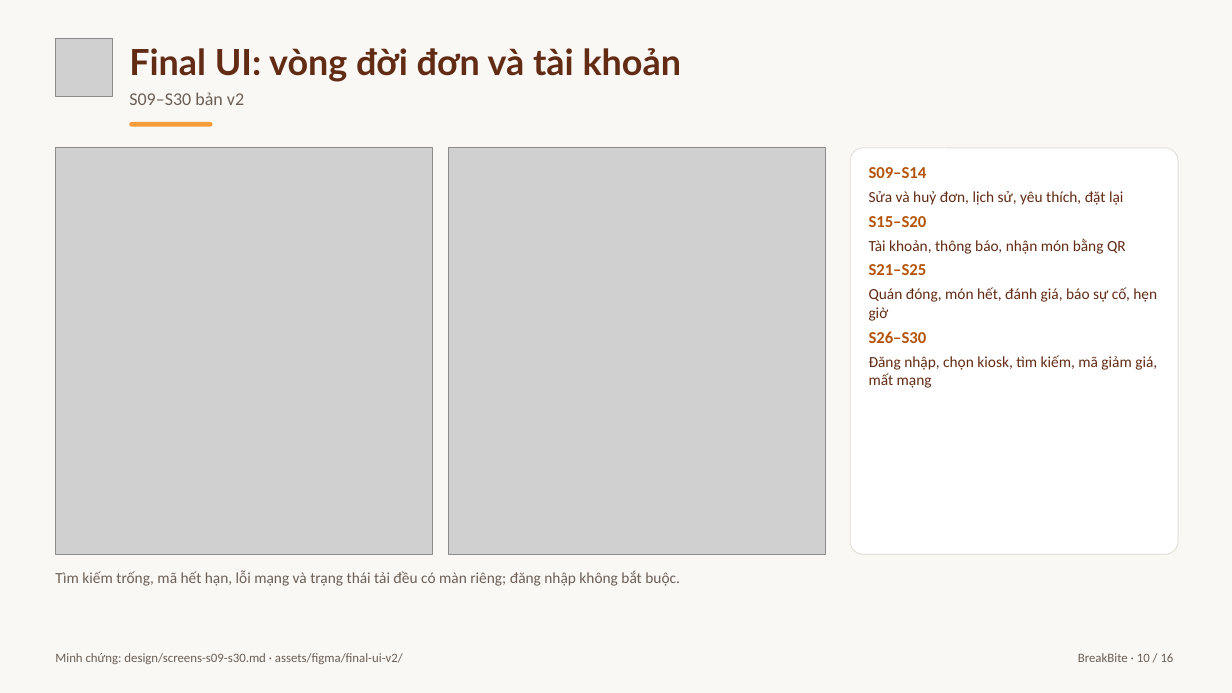
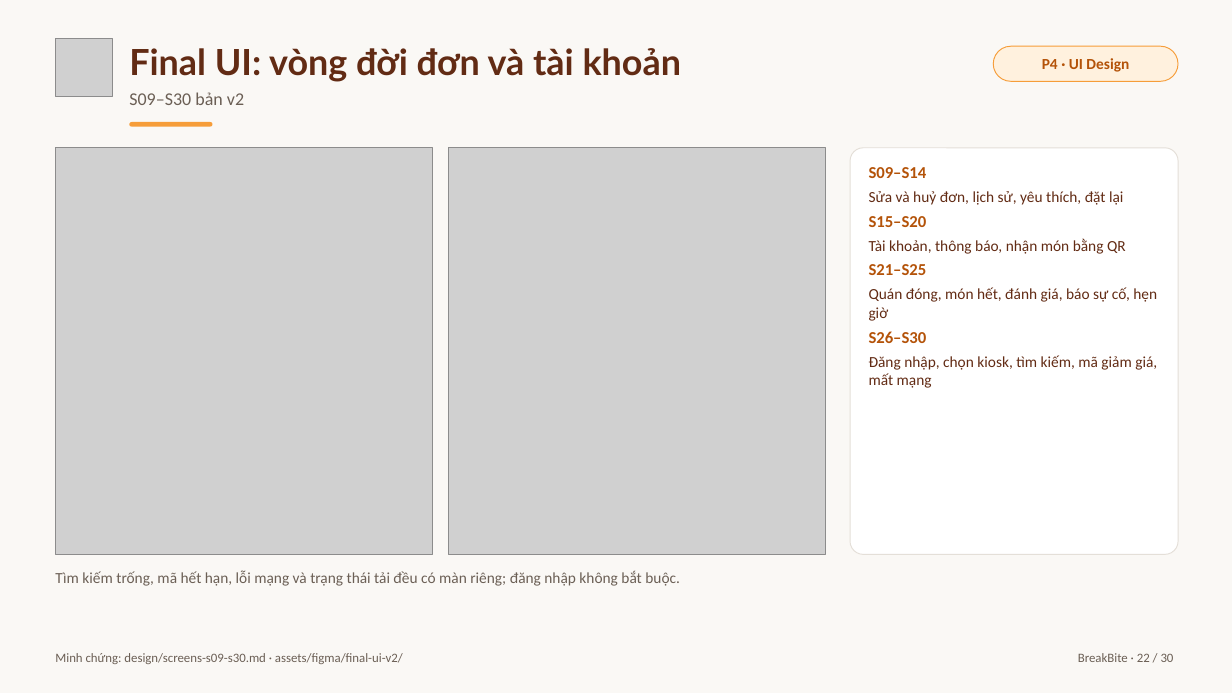
Before and after one commit to baonv0817/PRM323-Lab2-Group2, a slide deck: slide 22 of slides/BreakBite_Lab2_Presentation.pptx (slide 10 before the commit). Drawn at 1232x693 pixels with LibreOffice and Linux fonts; fonts in the diff are those of the drawing; grey boxes stand for pictures. Boxes give left, top, right and bottom in pixels: in the first picture for what was removed or moved away, otherwise in the second. Text is boxed around its words. In the diff, an @@ line names an element or a change of style, - is before the commit and + after.

Commit message:
Rebuild slide deck in 30 slides following the P0-P5 design process; refresh concept board and scripts

```diff
--- a/slides/BreakBite_Lab2_Presentation.pptx
+++ b/slides/BreakBite_Lab2_Presentation.pptx
@@ rounded rectangle added at bbox=[994, 46, 1178, 81], fill #FFF1DE, outline #F69D39 0.75 pt @@
@@ text added at bbox=[1042, 58, 1129, 72], 12 pt, text #B45309, bold @@
+P4 · UI Design
@@ text at bbox=[1078, 653, 1174, 662]: text changed @@
-BreakBite · 10 / 16
+BreakBite · 22 / 30
```
Also in this commit, not shown: 9 other slides changed, 20 slides added, 6 slides removed, 9 other files.
